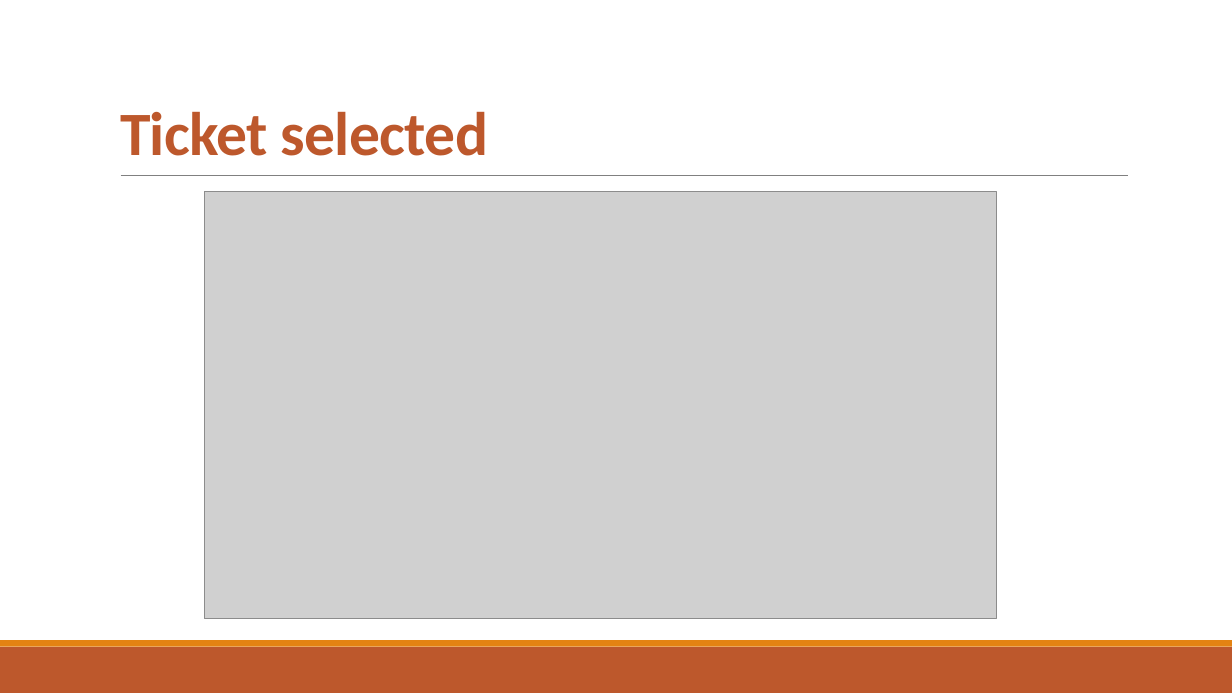
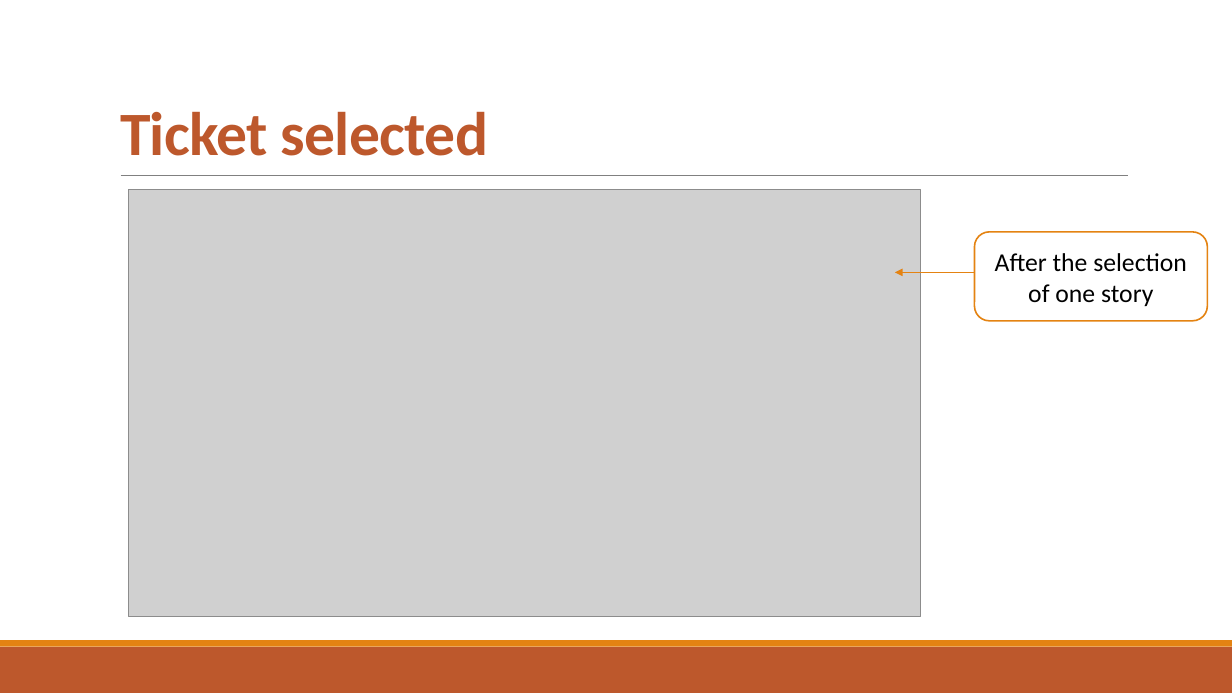
Before and after one commit to djemar/se2021-04-OfficeQueueManager, a slide deck: slide 6 of PresentationW1.pptx. Drawn at 1232x693 pixels with LibreOffice and Linux fonts; fonts in the diff are those of the drawing; grey boxes stand for pictures. Boxes give left, top, right and bottom in pixels: in the first picture for what was removed or moved away, otherwise in the second. Text is boxed around its words. In the diff, an @@ line names an element or a change of style, - is before the commit and + after.

```diff
--- a/PresentationW1.pptx
+++ b/PresentationW1.pptx
@@ picture: place and size @@
-picture at <box>204,191,996,618</box>
+picture at <box>128,189,921,616</box>
@@ rounded rectangle added at <box>975,232,1208,321</box>, fill #FFFFFF, outline #E48312 1.25 pt, 20 pt, text #000000 @@
+After the selection of one story
@@ arrow added from (975, 273) to (896, 273), #E48312 1 pt @@
```
Also in this commit, not shown: 9 other slides changed.
